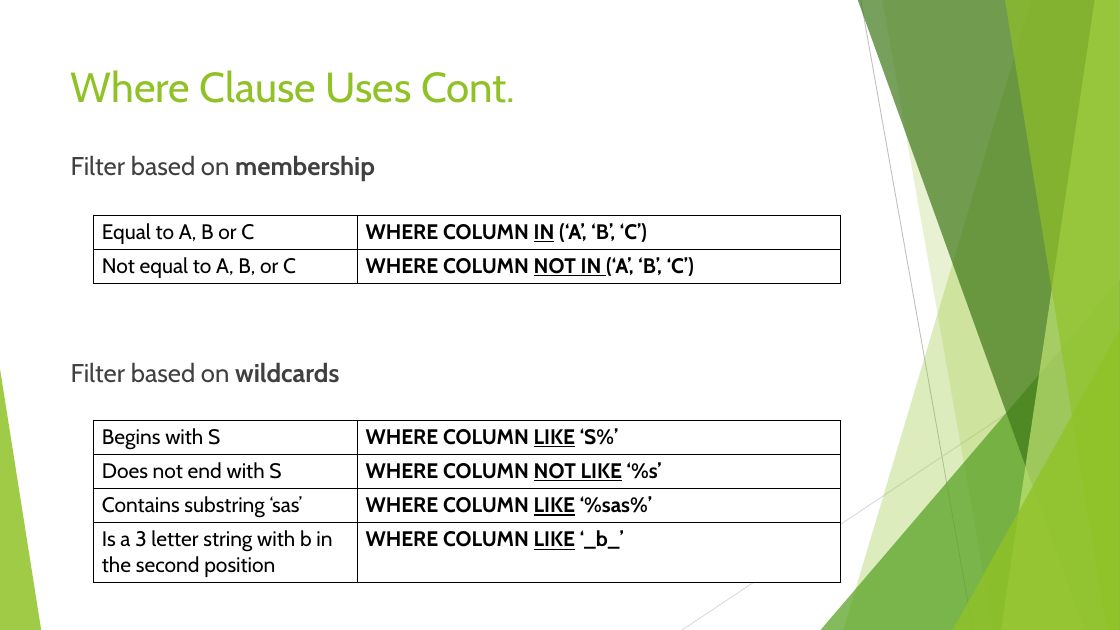
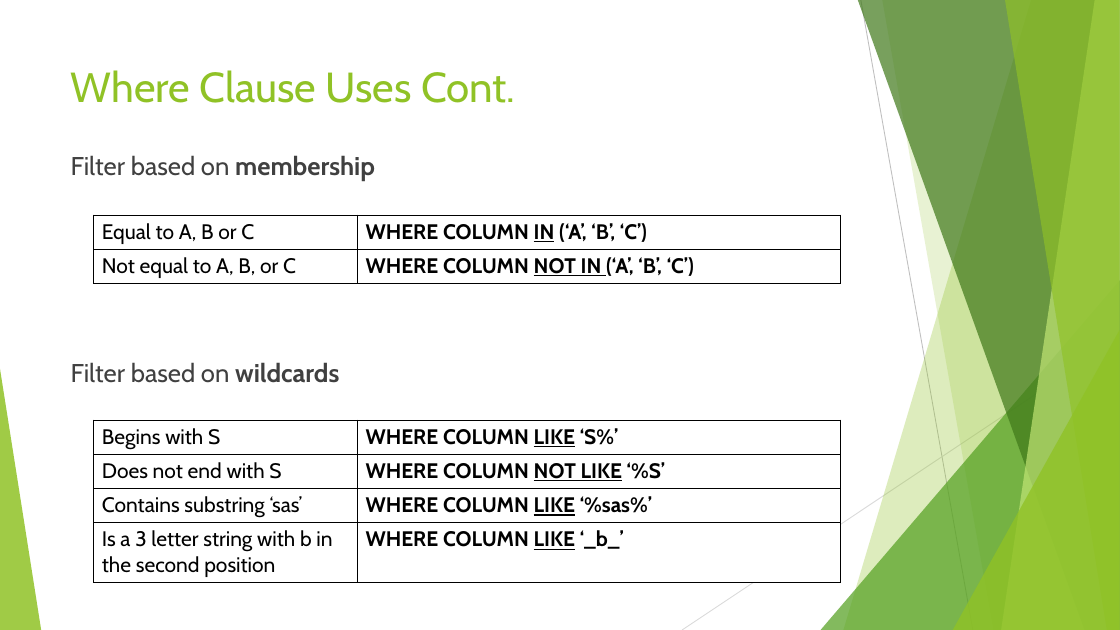
Before and after one commit to seanscott1991/Duke_SQL4DQA, a slide deck: slide 32 of Slides/Week 1 Lecture Slides.pptx. Drawn at 1120x630 pixels with LibreOffice and Linux fonts; fonts in the diff are those of the drawing. Boxes give left, top, right and bottom in pixels: in the first picture for what was removed or moved away, otherwise in the second. Text is boxed around its words. In the diff, an @@ line names an element or a change of style, - is before the commit and + after.

```diff
--- a/Slides/Week 1 Lecture Slides.pptx
+++ b/Slides/Week 1 Lecture Slides.pptx
@@ table at (x1=93, y1=420, x2=840, y2=581) @@
-row 2, column 2: WHERE COLUMN NOT LIKE ‘%s’
+row 2, column 2: WHERE COLUMN NOT LIKE ‘%S’
```
Also in this commit, not shown: 1 other slide changed.
